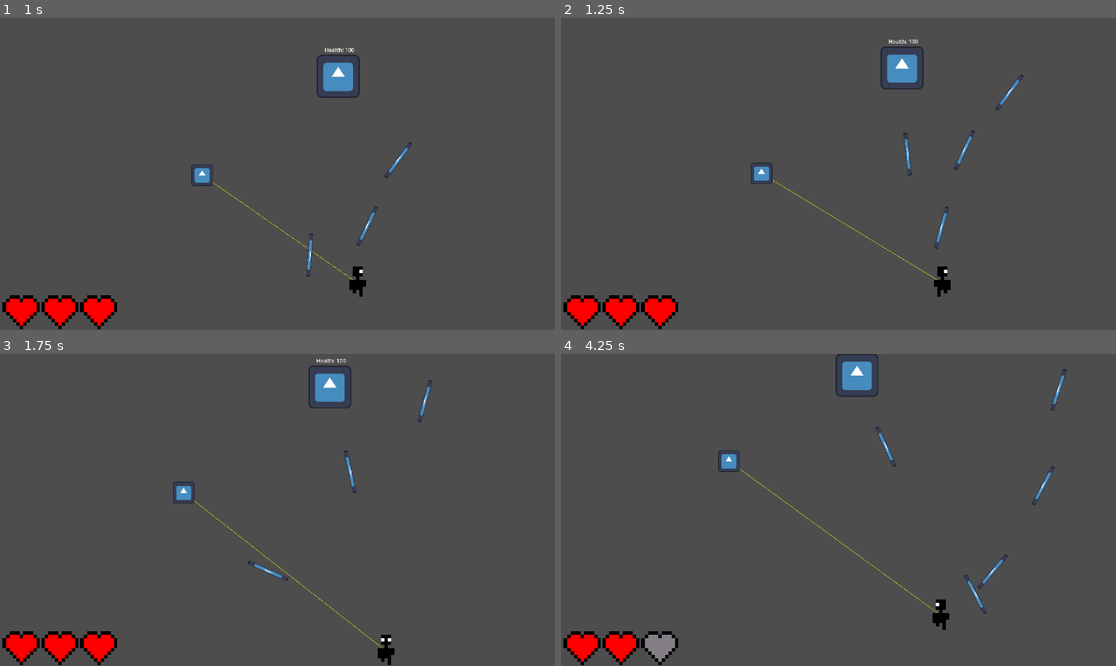
Above: before the commit, frames 1-4 (two rows, left to right).
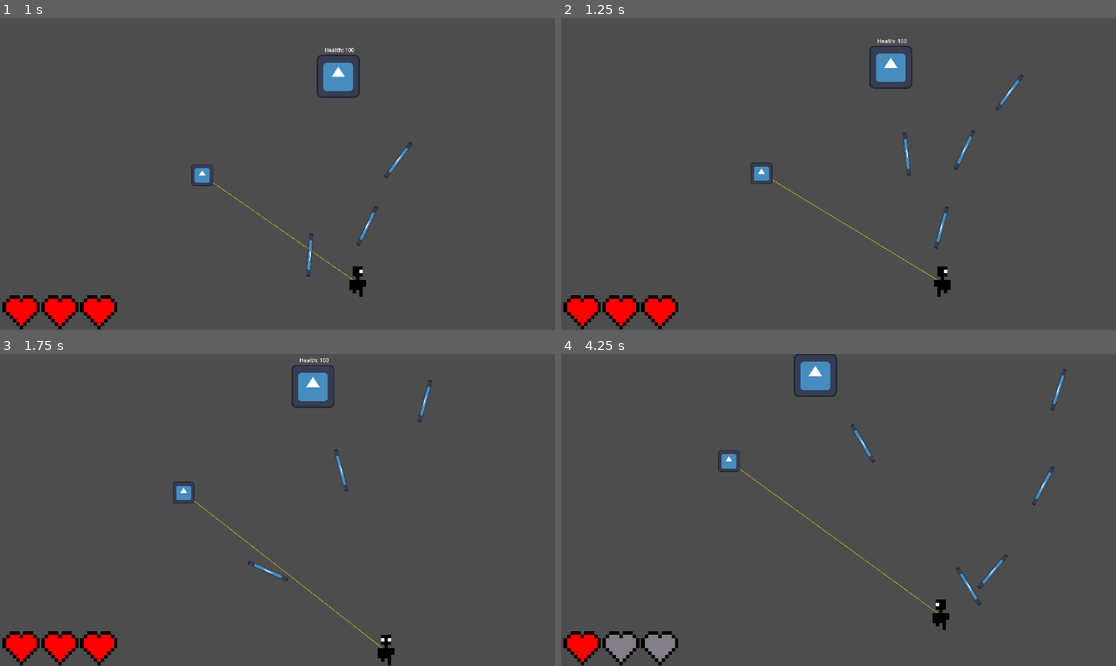
Above: after the commit, the same moments.

Repository: AJISGit/Ludum-Dare-59-Game
Game: Godot game, scene res://assets/scenes/game.tscn
Same seed, same stepped clock (60 frames per second), same inputs: the game is played once before the commit and once after it. The engine's default icon, where the game draws it, is replaced by a stand-in: a white triangle on a blue panel in a dark square.
Inputs (mouse positions are in pixels of both pictures, inside the frame that each line leads up to):
- Up to frame 1 (1 s): move the mouse to (399, 158) at 0.52 s; press the mouse at (399, 158) at 0.53 s; hold D (WalkRight) from 0.53 s (still down)
- Up to frame 2 (1.25 s): keep holding D (WalkRight)
- Up to frame 3 (1.75 s): move the mouse to (166, 525) at 1.27 s; release D (WalkRight) at 1.28 s; release the mouse at (166, 525) at 1.28 s; hold S (WalkDown) from 1.28 s (still down); click (166, 525) at 1.35 s
- Up to frame 4 (4.25 s): move the mouse to (894, 441) at 2.02 s; release S (WalkDown) at 2.03 s; press the mouse at (894, 441) at 2.03 s; hold D (WalkRight) 2.03-2.78 s; move the mouse to (810, 572) at 2.77 s; release the mouse at (810, 572) at 2.78 s; hold W (WalkUp) 2.78-3.53 s; click (810, 572) at 2.85 s; move the mouse to (1005, 556) at 3.52 s; press the mouse at (1005, 556) at 3.53 s; hold A (WalkLeft) from 3.53 s (still down)

Frame 1 is identical in both runs. In frame 2, 0.8% of the frame differs, in the area x 55-66%, y 6-51%; in frame 3, 1.0%; in frame 4, 1.8%, in the area x 8-77%, y 0-99%.

Commit message:
Modify the movement of the enemy.

Diff:
--- a/assets/scripts/enemy.gd
+++ b/assets/scripts/enemy.gd
@@ -9,7 +9,7 @@
 func _on_move_timer_timeout():
 	move_timer.wait_time = randf_range(0.0, 2.0)
 
-	var rand_num = randi_range(0, 2)
+	var rand_num = randi_range(0, 6)
 
 
 	if rand_num == 0:
@@ -23,6 +23,8 @@
 	elif rand_num == 4:
 		velocity.x += randi_range(-15, 15)
 		velocity.y += randi_range(-15, 15)
+	elif rand_num == 5:
+		velocity = Vector2(0, 0)
 	else:
 		velocity.x = -velocity.x
 		velocity.y = -velocity.y
@@ -55,8 +57,21 @@
 
 func _process(_delta: float) -> void:
 
-	velocity.x = clampf(velocity.x, -10.0, 10.0)
-	velocity.y = clampf(velocity.y, -10.0, 10.0)
+	if velocity.x < 0:
+		velocity.x = -10
+	elif velocity.x > 0:
+		velocity.x = 10
+	else:
+		velocity.x = 0
+
+
+	if velocity.y < 0:
+		velocity.y = -10
+	elif velocity.y > 0:
+		velocity.y = 10
+	else:
+		velocity.y = 0
+
 
 	$Label.text = "Health: " + str(health)
 	if health <= 0:
